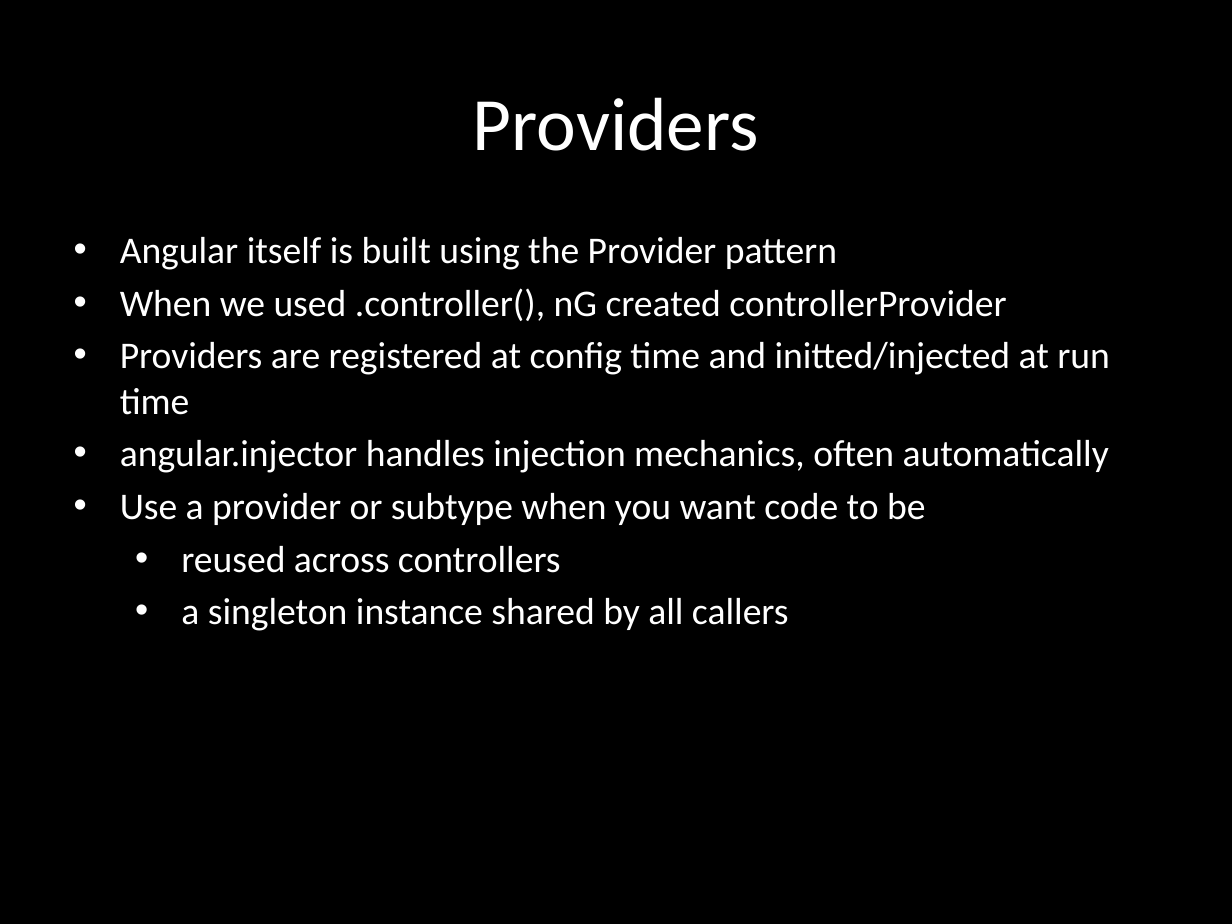
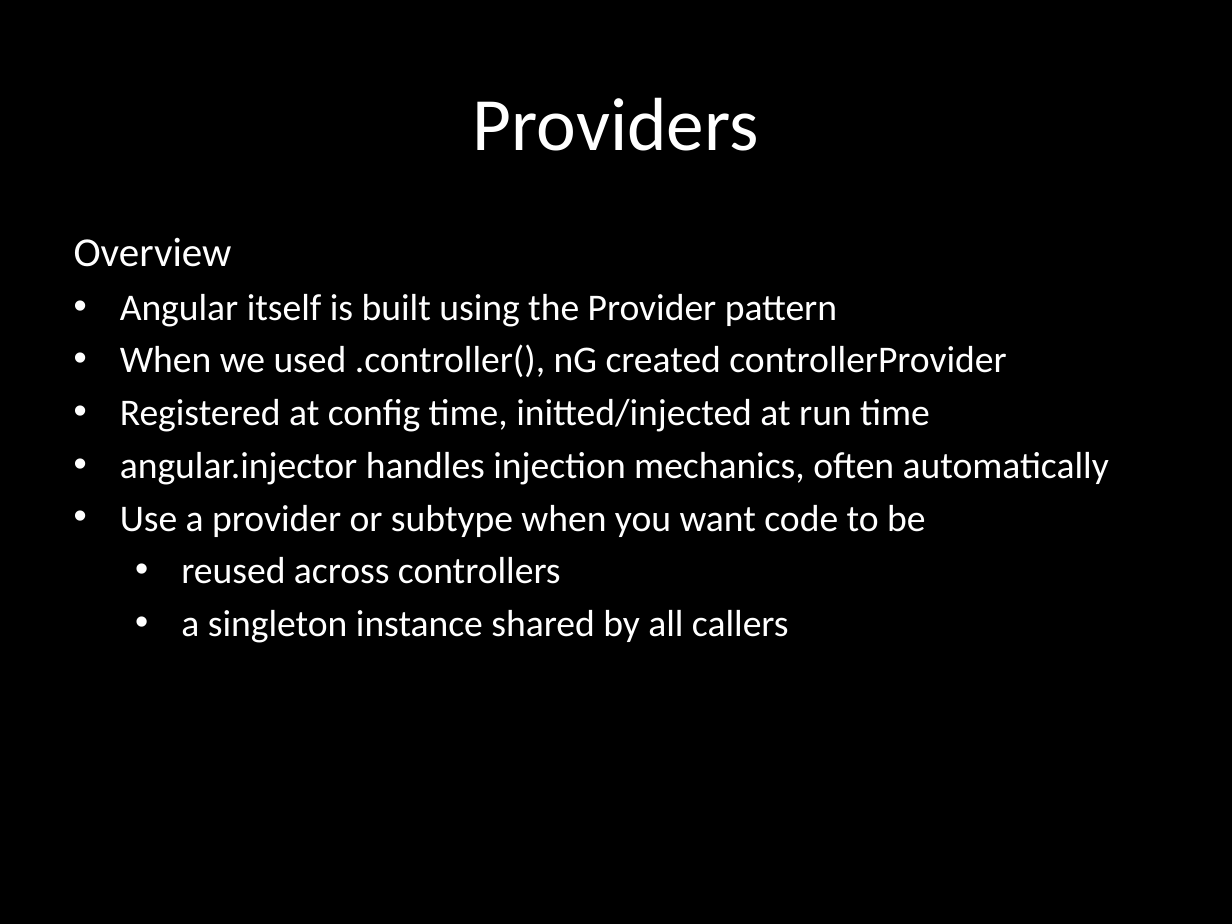
Before and after one commit to eliasjames/training-angular, a slide deck: slide 16 of slides/Angular Slides Day 2.pptx (slide 17 before the commit). Drawn at 1232x924 pixels with LibreOffice and Linux fonts; fonts in the diff are those of the drawing. Boxes give left, top, right and bottom in pixels: in the first picture for what was removed or moved away, otherwise in the second. Text is boxed around its words. In the diff, an @@ line names an element or a change of style, - is before the commit and + after.

```diff
--- a/slides/Angular Slides Day 2.pptx
+++ b/slides/Angular Slides Day 2.pptx
@@ subtitle at <box>74,237,232,267</box>: paragraph added @@
+Overview
@@ subtitle at <box>120,399,930,432</box>: text changed @@
-• Providers are registered at config time and initted/injected at run time
+• Registered at config time, initted/injected at run time
```
Also in this commit, not shown: 12 other slides changed, 1 slide removed.
